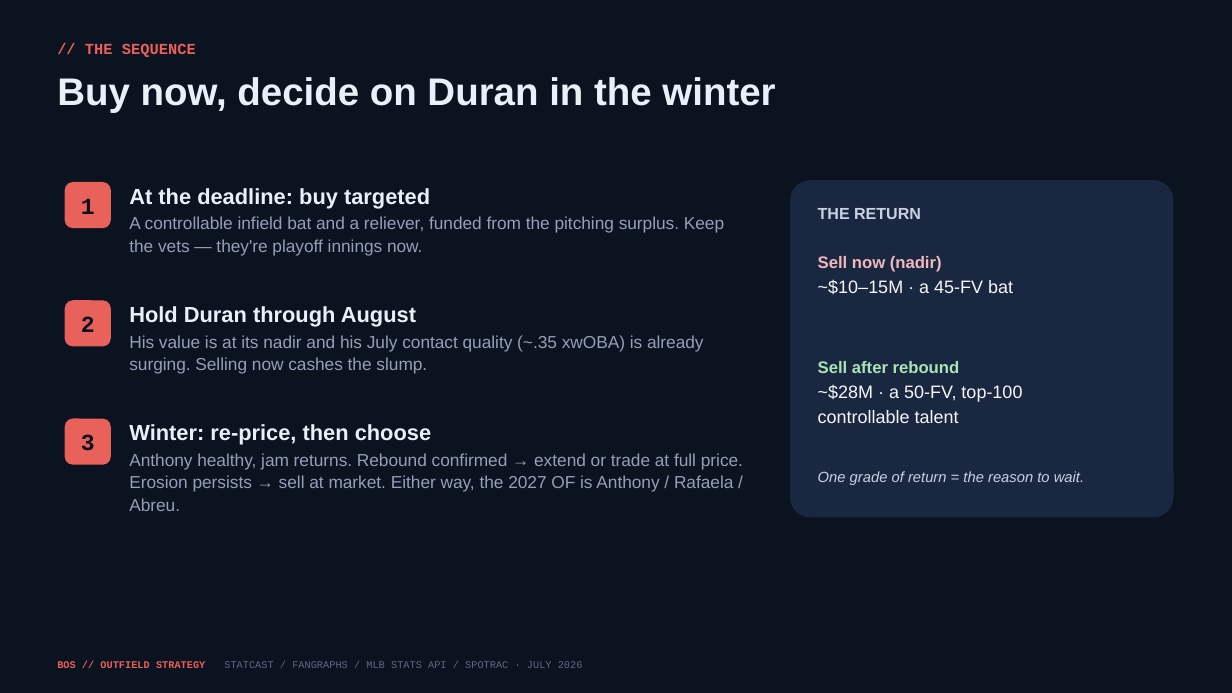
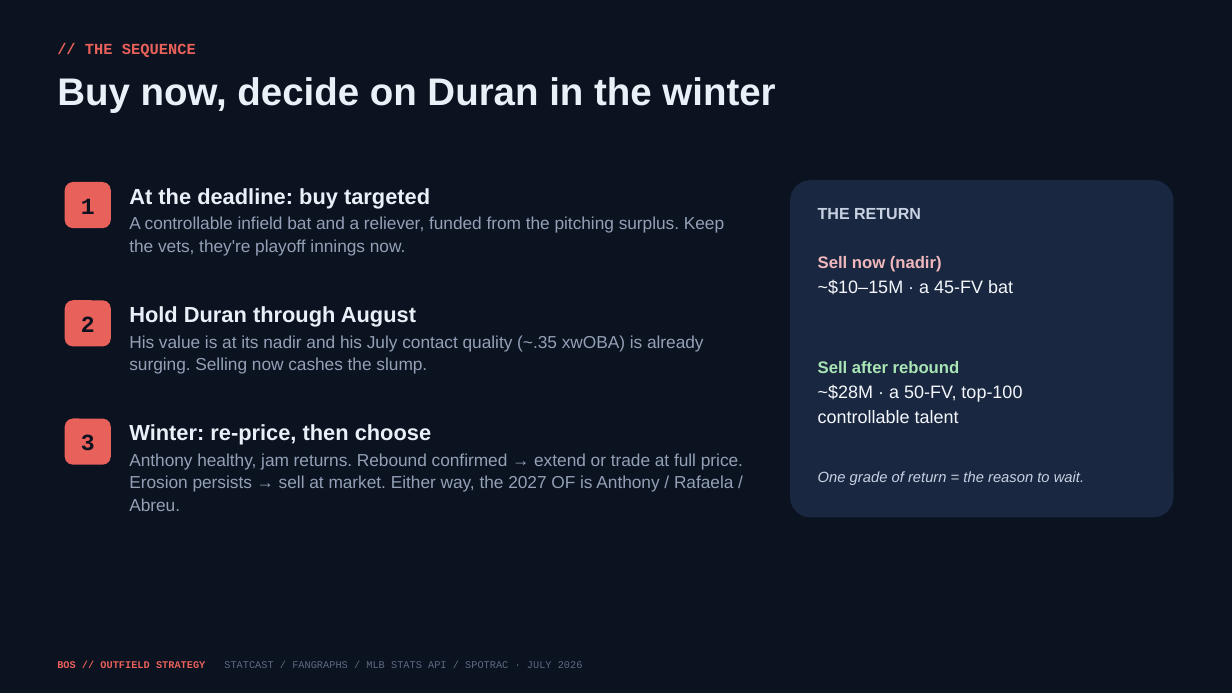
Before and after one commit to justinloo12/jarren-duran-outlier-analysis, a slide deck: slide 17 of outputs/Red_Sox_Outfield_Strategy.pptx. Drawn at 1232x693 pixels with LibreOffice and Linux fonts; fonts in the diff are those of the drawing. Boxes give left, top, right and bottom in pixels: in the first picture for what was removed or moved away, otherwise in the second. Text is boxed around its words. In the diff, an @@ line names an element or a change of style, - is before the commit and + after.

```diff
--- a/outputs/Red_Sox_Outfield_Strategy.pptx
+++ b/outputs/Red_Sox_Outfield_Strategy.pptx
@@ text at bbox=[129, 216, 724, 256]: text changed @@
-A controllable infield bat and a reliever, funded from the pitching surplus. Keep the vets — they're playoff innings now.
+A controllable infield bat and a reliever, funded from the pitching surplus. Keep the vets, they're playoff innings now.
```
Also in this commit, not shown: 13 other slides changed, 6 other files.
